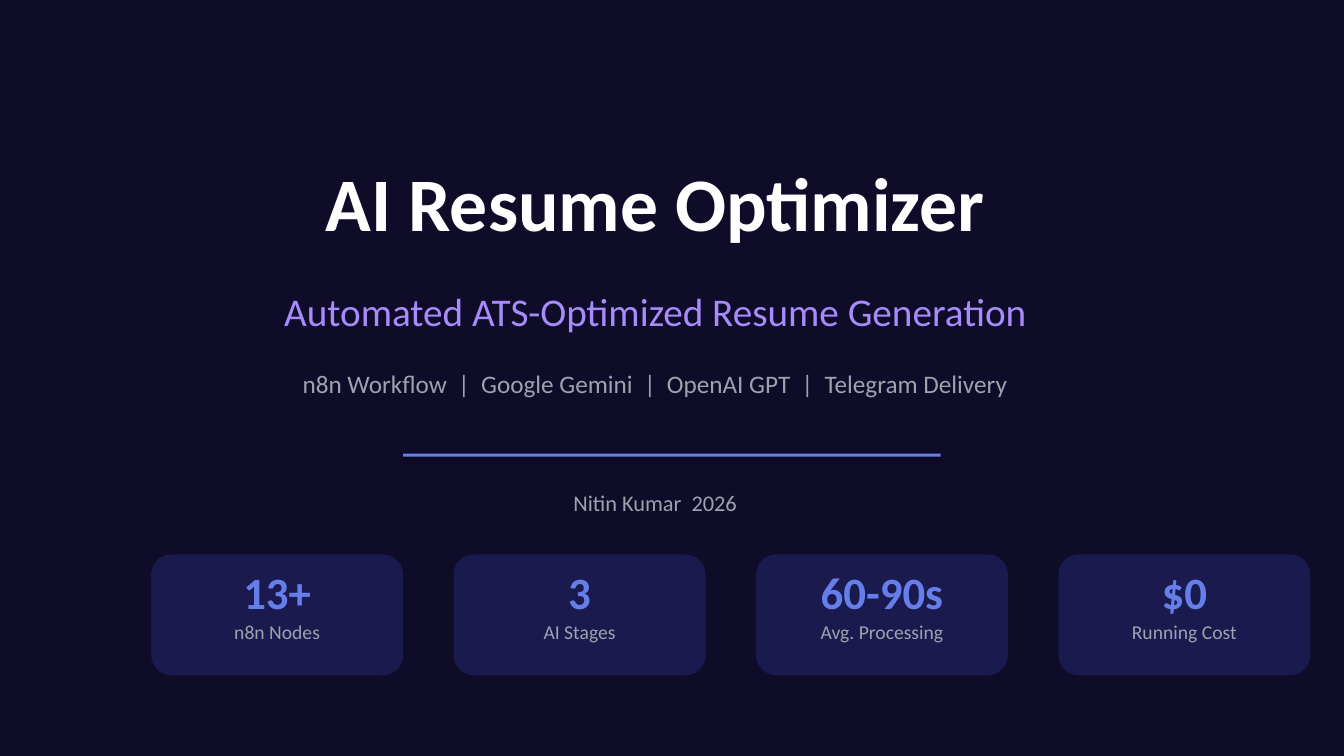
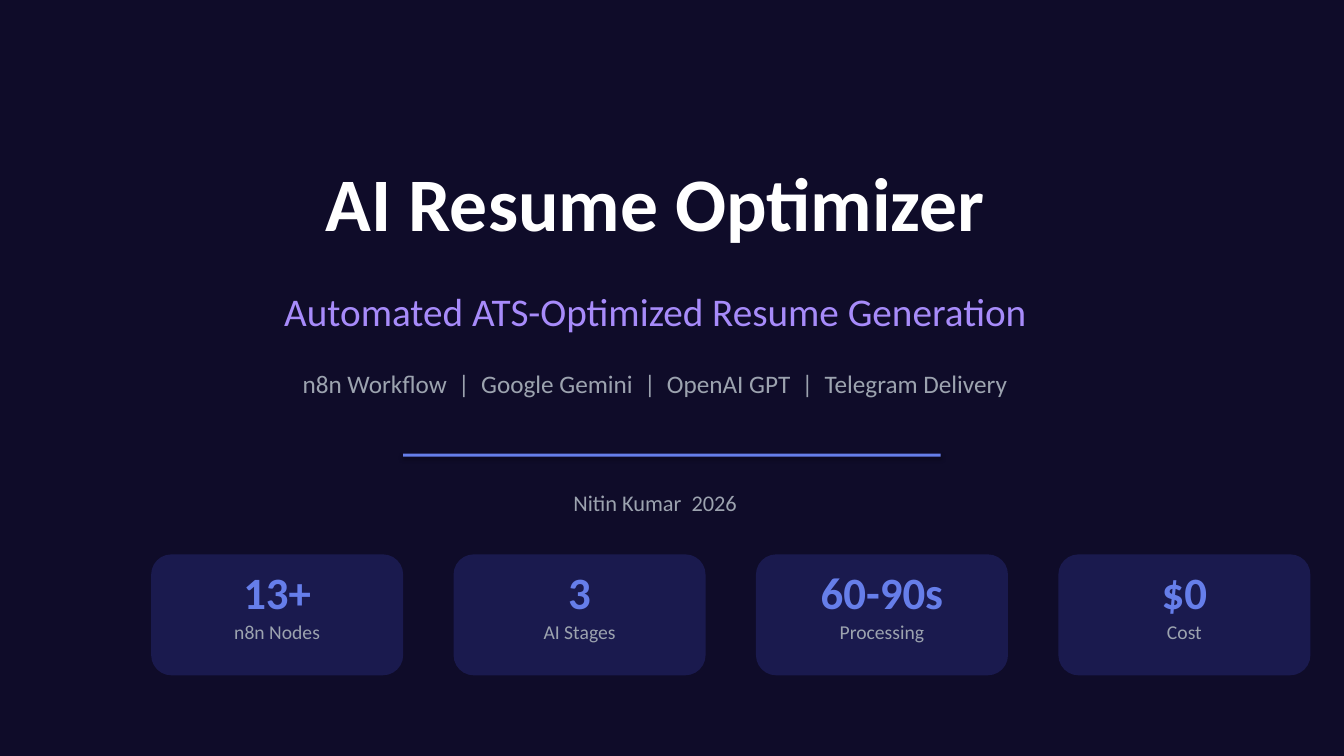
Before and after one commit to nitinkumar30/aiResumeOptimizer, a slide deck: slide 1 of AI_Resume_Optimizer_Presentation.pptx. Drawn at 1344x756 pixels with LibreOffice and Linux fonts; fonts in the diff are those of the drawing. Boxes give left, top, right and bottom in pixels: in the first picture for what was removed or moved away, otherwise in the second. Text is boxed around its words. In the diff, an @@ line names an element or a change of style, - is before the commit and + after.

```diff
--- a/AI_Resume_Optimizer_Presentation.pptx
+++ b/AI_Resume_Optimizer_Presentation.pptx
@@ text at (840, 625, 924, 643): text changed @@
-Avg. Processing
+Processing
@@ text at (1167, 626, 1202, 639): text changed @@
-Running Cost
+Cost
```
Also in this commit, not shown: 10 other slides changed, 2 slides added, 1 slide removed, 8 other files.
